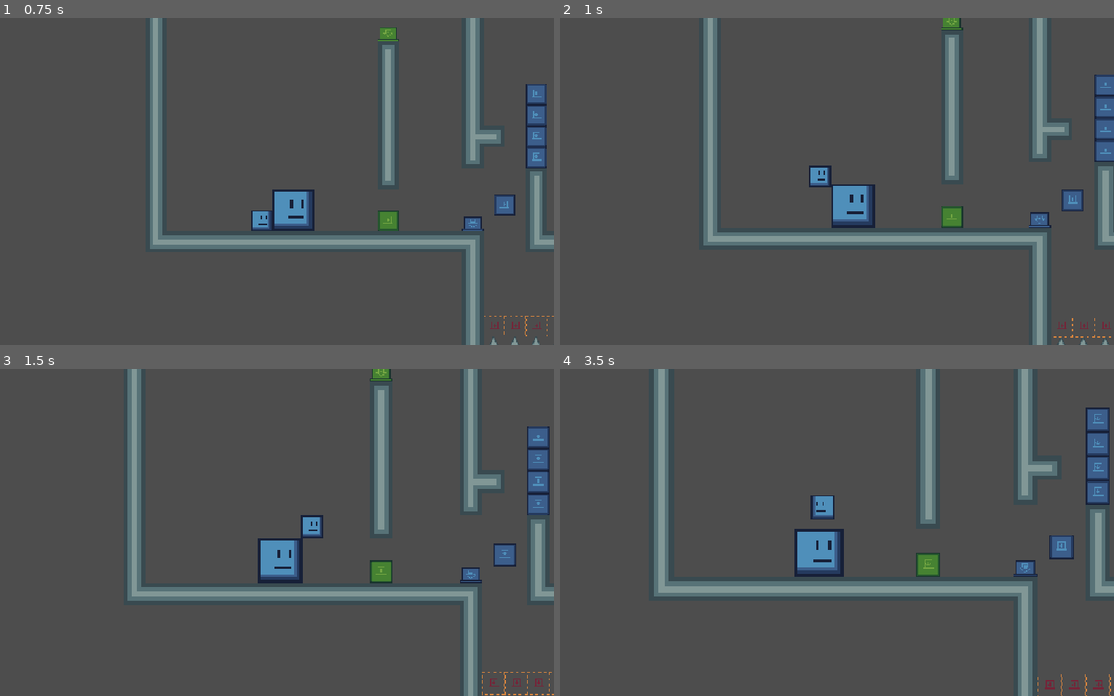
Above: before the commit, frames 1-4 (two rows, left to right).
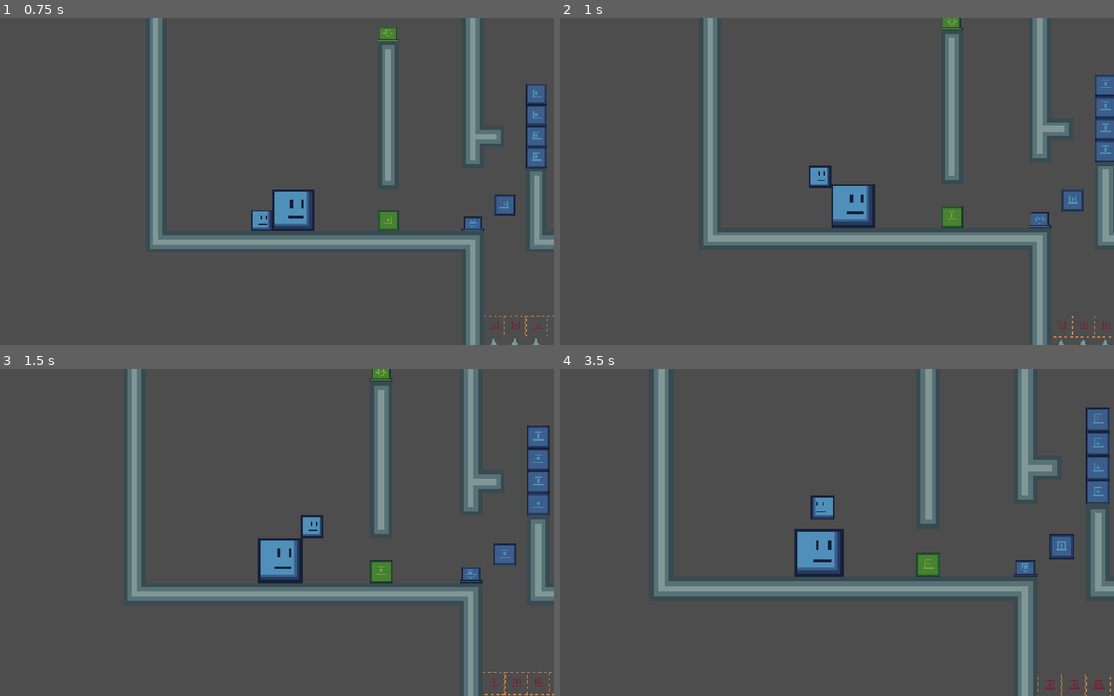
Above: after the commit, the same moments.

Repository: itstntcraft123/small-guy-big-guy
Game: Godot game, scene res://scenes/levels/level8.tscn
Same seed, same stepped clock (60 frames per second), same inputs: the game is played once before the commit and once after it. This scene is started directly instead of the project's main scene.
Inputs (mouse positions are in pixels of both pictures, inside the frame that each line leads up to):
- Up to frame 1 (0.75 s): tap Enter at 0.5 s; move the mouse to (232, 246) at 0.52 s; hold D (small_right) from 0.53 s (still down); tap Alt at 0.6 s; click (232, 246) at 0.67 s
- Up to frame 2 (1 s): keep holding D (small_right); tap W (small_jump) at 0.77 s
- Up to frame 3 (1.5 s): keep holding D (small_right); move the mouse to (437, 581) at 1.27 s; tap Shift at 1.35 s
- Up to frame 4 (3.5 s): tap W (small_jump) at 1.52, 3.02 s; move the mouse to (648, 483) at 2.02 s; release D (small_right) at 2.03 s; hold A (small_left) from 2.03 s (still down); tap Alt at 2.1 s; move the mouse to (853, 532) at 2.77 s; tap Shift at 2.85 s; click (853, 532) at 2.92 s

Frame 1 is identical in both runs. In frame 2, 0.3% of the frame differs, in the area x 27-100%, y 0-98%; in frame 3, 0.2%; in frame 4, 0.6%, in the area x 17-100%, y 0-100%.

Commit message:
fix faulty code for allowing the player to auto step up (see previous commit)

Diff:
--- a/scripts/player.gd
+++ b/scripts/player.gd
@@ -85,7 +85,7 @@
 					add_collision_exception_with(rider)
 				break
 
-	if test_move(global_transform, Vector2(0, 0.5)) and (test_move(global_transform.translated(Vector2(0, 0.5)), Vector2(-1, 0)) or test_move(global_transform.translated(Vector2(0, 0.5)), Vector2(1, 0))):
+	if test_move(global_transform, Vector2(input_dir, 0)) and !test_move(global_transform.translated(Vector2(0, -0.5)), Vector2(input_dir, 0)):
 		move_and_collide(Vector2(0, -0.5))
 
 	move_and_slide()
